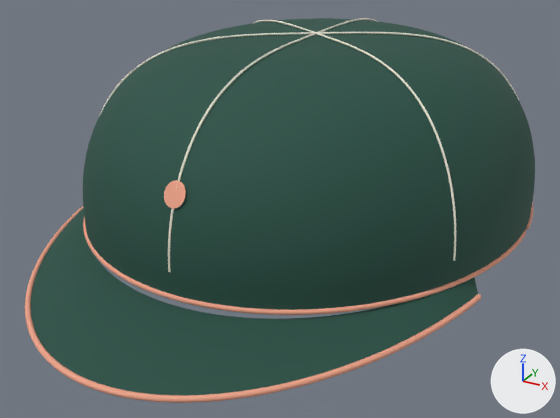
Renders of the glTF model assets/avatar/collections/golf-v1/golf-cap.glb from each side of a commit.
The view is the same before and after, from a 50 mm camera at (0.27, -0.549, 1.135) aimed at (0.002, -0.062, 0.892). Every picture has the same lights, and +X, +Y and +Z are marked at lower right. The older version comes first. Vertices at exactly the same position are counted once.

Objects in the first picture: 'golf-cap'.
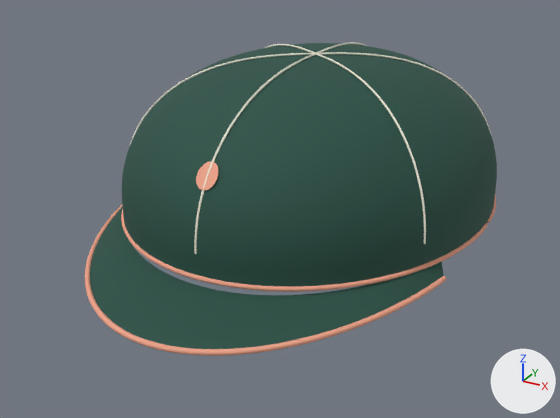
What differs and where, as boxes (x1, y1, x2, y2) in the pictures (560 x 418 px; the box of a moved part takes in the faces that stretch with it):
'golf-cap', reshaped (19% narrower, 18% shorter): before (25, 18, 535, 403); after (85, 42, 497, 356)
part 1 of me_golf_cap, moved or reshaped: before (83, 202, 533, 315); after (121, 195, 496, 292)
part 2 of me_golf_cap, moved or reshaped: before (164, 180, 186, 209); after (196, 161, 219, 190)
part 3 of me_golf_cap, moved or reshaped: before (25, 206, 481, 403); after (85, 205, 446, 356)
part 4 of me_golf_cap, moved or reshaped: before (31, 18, 535, 395); after (90, 42, 497, 349)

The change, as a diff of the scene's bpy script:
```diff
--- a/assets/avatar/collections/golf-v1/golf-cap.glb.py
+++ b/assets/avatar/collections/golf-v1/golf-cap.glb.py
@@ me_golf_cap @@
 # used by ob_golf_cap; location = (0.0, 0.0, 0.0)
-me_golf_cap.from_pydata(...)  # 5865 vertices, 11184 faces; spans x -0.178..0.178, y -0.283..0.205, z 0.864..1.018
+me_golf_cap.from_pydata(...)  # 5865 vertices, 11184 faces; spans x -0.149..0.149, y -0.234..0.176, z 0.864..1.002
+# me_golf_cap part 1: the loose piece of 768 vertices spanning x -0.178..0.178, y -0.205..0.205, z 0.882..0.886 is scaled about its middle by (0.835, 0.857, 1)
+# me_golf_cap part 2: the loose piece of 17 vertices spanning x -0.008..0.008, y -0.197..-0.189, z 0.943..0.959 is scaled about its middle by (1, 1.63, 1), then moved by (0.0, 0.036, 0.0)
+# me_golf_cap part 3: the loose piece of 448 vertices spanning x -0.17..0.17, y -0.283..-0.088, z 0.864..0.875 is scaled about its middle by (0.828, 0.814, 1), then moved by (0.0, 0.031, 0.0)
+# me_golf_cap part 4: 4632 of 5865 vertices moved; they spanned x -0.176..0.176, y -0.281..0.204, z 0.866..1.018 and now span x -0.147..0.147, y -0.232..0.175, z 0.866..1.002; mean shift (0.0, 0.003, -0.009); largest move (-0.004, -0.281, 0.866) -> (-0.004, -0.232, 0.866)
 me_golf_cap.materials.append(mat_ivory)
```
